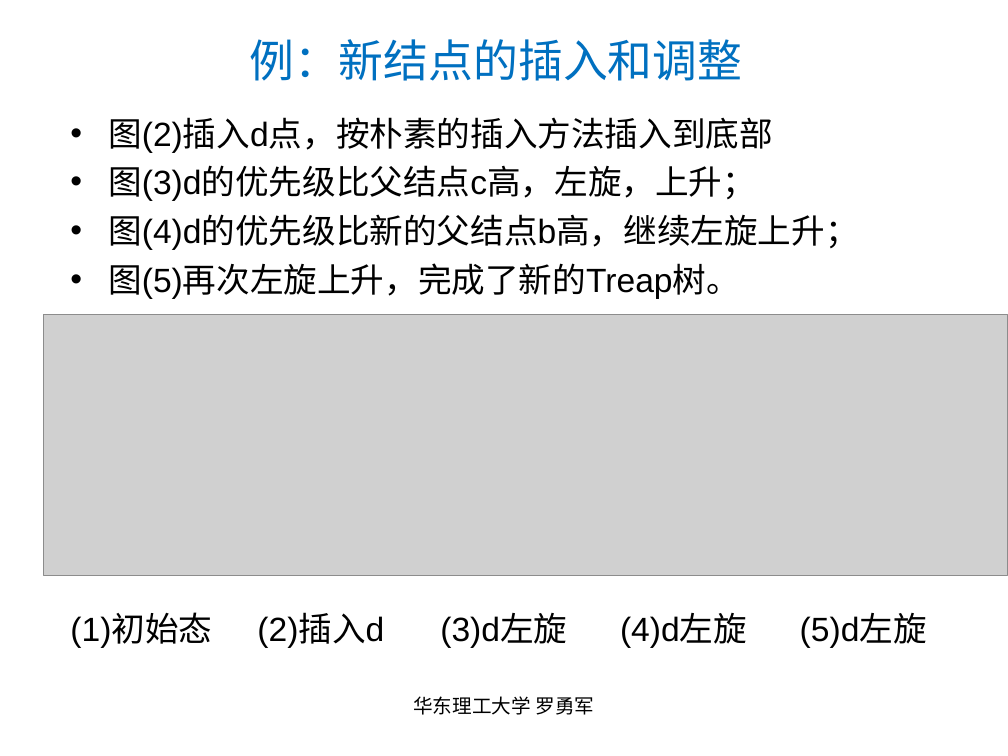
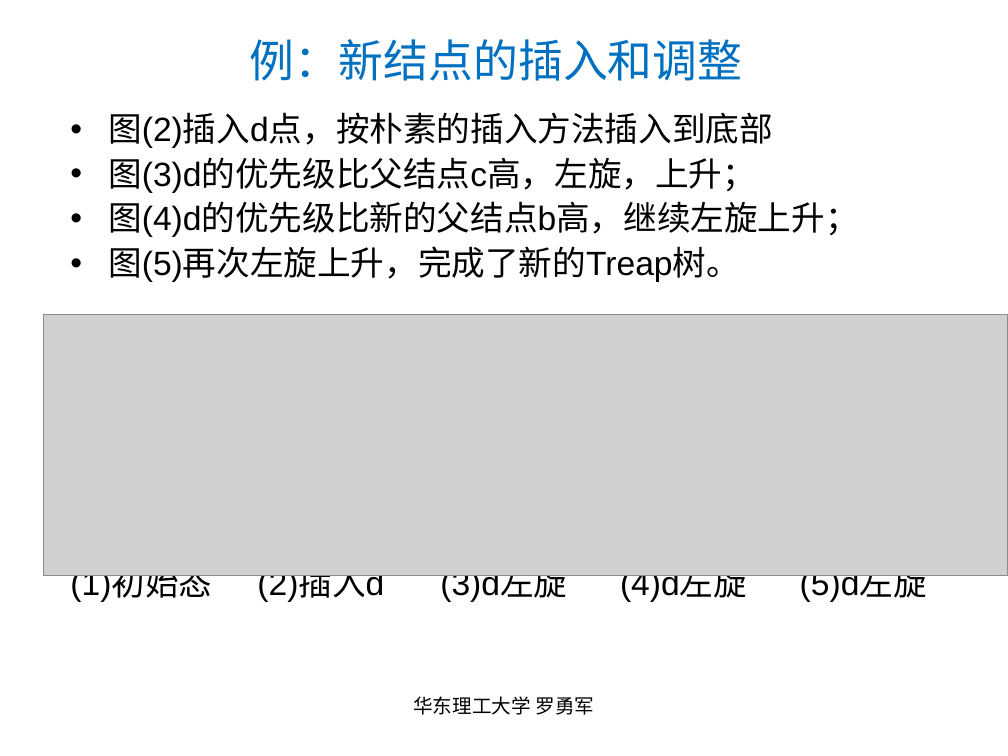
Before and after one commit to luoyongjun999/code, a slide deck: slide 52 of 第5章高级数据结构(上).ppt. Drawn at 1008x756 pixels with LibreOffice and Linux fonts; fonts in the diff are those of the drawing; grey boxes stand for pictures. Boxes give left, top, right and bottom in pixels: in the first picture for what was removed or moved away, otherwise in the second. Text is boxed around its words. In the diff, an @@ line names an element or a change of style, - is before the commit and + after.

```diff
--- a/第5章高级数据结构(上).ppt
+++ b/第5章高级数据结构(上).ppt
@@ text "图(2)插入d点，按朴素的插入方法插入到底部" at (70, 112, 927, 602): line spacing 1 to 0.9 @@
```
Also in this commit, not shown: 4 other slides changed, 7 other files.
